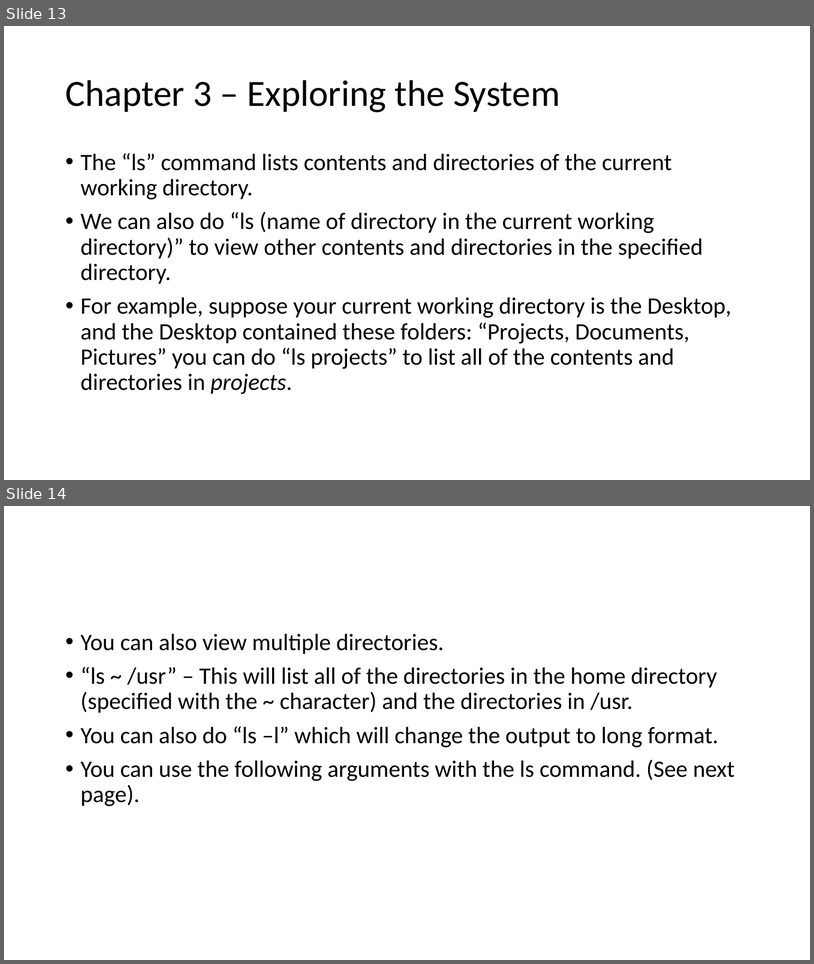
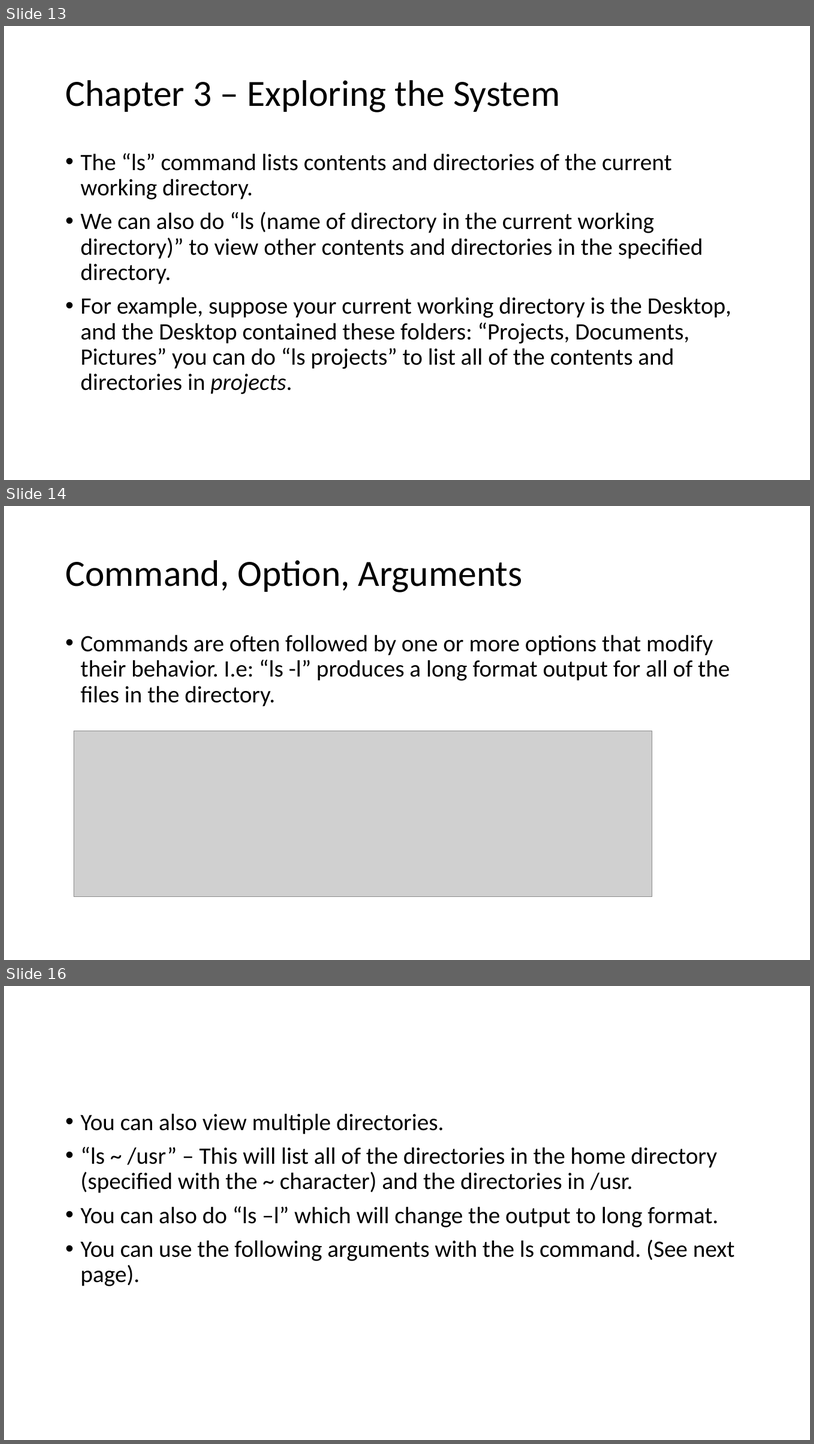
Before and after one commit to znorcross211/CSI402-Notes, a slide deck: Notes/shell-notes.pptx. Shown one above the other, each under a label of ours: slides 13 and 14 before the commit, slides 13, 14 and 16 after it; the slides between them are not shown. The pictures are 814x964 and 814x1444 pixels, drawn with LibreOffice and Linux fonts; fonts in the diff are those of the drawing; grey boxes stand for pictures. Boxes give left, top, right and bottom in pixels: in the first picture for what was removed or moved away, otherwise in the second. Text is boxed around its words. In the diff, an @@ line names an element or a change of style, - is before the commit and + after.

```diff
--- a/Notes/shell-notes.pptx
+++ b/Notes/shell-notes.pptx
@@ slide 14 added at box(4, 506, 810, 960), background #FFFFFF @@
@@ title added at box(65, 560, 523, 592), 44 pt, text #000000 @@
+Command, Option, Arguments
@@ text added at box(81, 634, 730, 706), 28 pt, text #000000 @@
+• Commands are often followed by one or more options that modify their behavior. I.e: “ls -l” produces a long format output for all of the files in the directory.
@@ picture added at box(74, 731, 653, 897) @@
@@ what was slide 14 is now slide 16 @@
```
Also in this commit, not shown: 2 slides changed, 5 other slides added, 1 slide removed, 2 other files.
